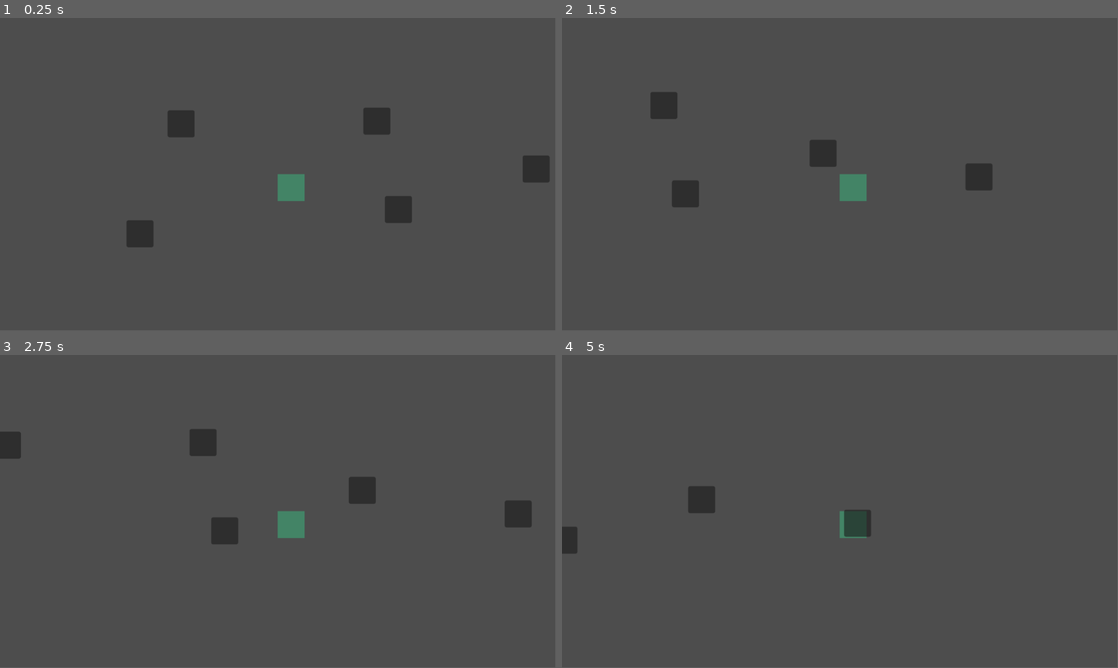
Above: before the commit, frames 1-4 (two rows, left to right).
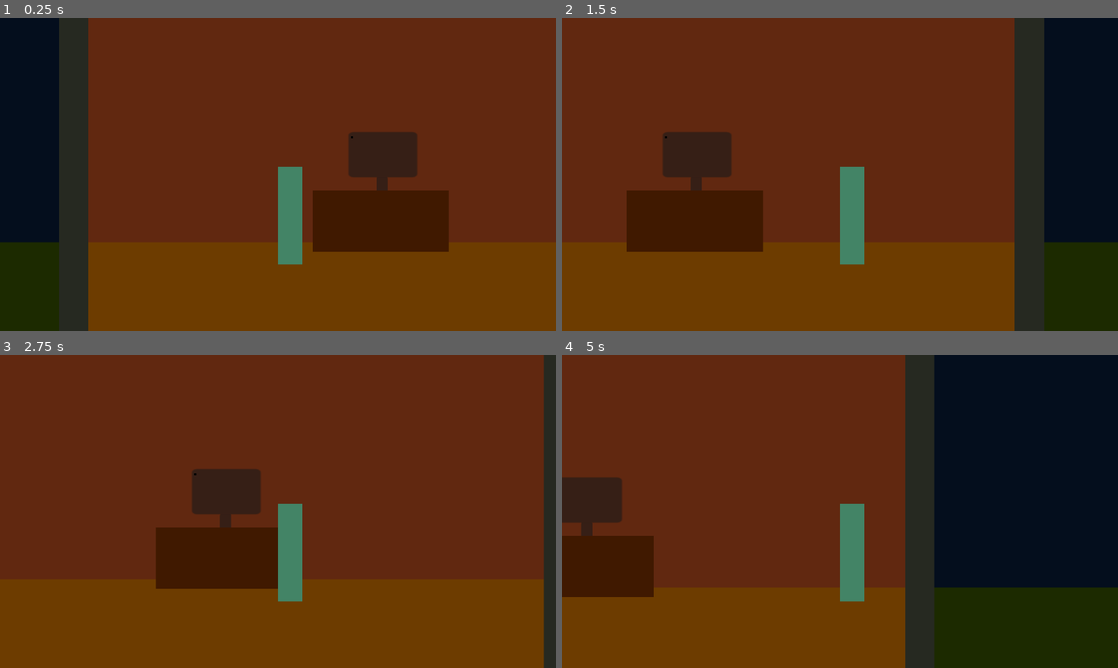
Above: after the commit, the same moments.

Repository: NileKnight1/the-graves
Game: Godot game, scene res://scenes/game.tscn
Same seed, same stepped clock (60 frames per second), same inputs: the game is played once before the commit and once after it. The project has no main scene, so this scene is started directly. Video files are missing from this copy of the repository; at most half a second of black plays in their place.
Inputs (mouse positions are in pixels of both pictures, inside the frame that each line leads up to):
- Up to frame 1 (0.25 s): no input
- Up to frame 2 (1.5 s): tap Enter (ui_accept) at 0.5, 0.77 s; move the mouse to (962, 158) at 0.52 s; hold Shift (sprint) 0.53-1.28 s; hold D (right) from 0.53 s (still down); click (962, 158) at 0.67 s; move the mouse to (728, 190) at 1.27 s; tap Shift (sprint) at 1.35 s
- Up to frame 3 (2.75 s): tap Enter (ui_accept) at 1.52 s; move the mouse to (333, 442) at 2.02 s; release D (right) at 2.03 s; hold A (left) from 2.03 s (still down); hold Shift (sprint) from 2.03 s (still down); tap Alt at 2.1 s
- Up to frame 4 (5 s): move the mouse to (812, 574) at 2.77 s; release A (left) at 2.78 s; release Shift (sprint) at 2.78 s; hold D (right) 2.78-4.28 s; tap Shift (sprint) at 2.85, 4.55 s; click (812, 574) at 2.92 s; tap Enter (ui_accept) at 3.02, 3.77, 4.52 s; move the mouse to (1006, 558) at 3.52 s; hold Shift (sprint) 3.53-4.28 s; move the mouse to (673, 464) at 4.27 s; hold A (left) from 4.28 s (still down); tap Alt at 4.35 s
In our replay, the window is 799x449 before the commit and 800x450 after it. These sizes can differ from the game's own. Grey fills any space a smaller window leaves; there, only what the larger window draws over its background counts as a difference.

The runs differ from the first frame. In frame 1, 99% of the frame differs, in the area x 0-100%, y 0-100%; in frame 2, 99%; in frame 3, 99%; in frame 4, 100%.

Commit message:
i desigend temp (it looks good fr) using godot panels, created left graves and right graves and watching room

Diff:
--- a/project.godot
+++ b/project.godot
@@ -13,6 +13,11 @@
 config/name="The Grave - Anomalies Game"
 config/features=PackedStringArray("4.6", "GL Compatibility")
 config/icon="res://icon.svg"
+
+[display]
+
+window/size/viewport_width=1280
+window/size/viewport_height=720
 
 [editor_plugins]
 
--- a/scenes/game.tscn
+++ b/scenes/game.tscn
@@ -1,54 +1,225 @@
 [gd_scene format=3 uid="uid://rvivq0xx8k4y"]
 
 [ext_resource type="PackedScene" uid="uid://cfj564wppea61" path="res://scenes/temp_player.tscn" id="1_uwrxv"]
+[ext_resource type="VideoStream" uid="uid://cho7udnr6dowp" path="res://assets/27519-364430915.ogv" id="2_yqjtg"]
 
 [sub_resource type="WorldBoundaryShape2D" id="WorldBoundaryShape2D_uwrxv"]
 
+[sub_resource type="StyleBoxFlat" id="StyleBoxFlat_uwrxv"]
+bg_color = Color(0.3813141, 0.15812859, 0.06371256, 1)
+
+[sub_resource type="StyleBoxFlat" id="StyleBoxFlat_yqjtg"]
+bg_color = Color(0.42631203, 0.23538497, 9.62615e-08, 1)
+
+[sub_resource type="StyleBoxFlat" id="StyleBoxFlat_p57ef"]
+bg_color = Color(0.25057846, 0.097144686, 0, 1)
+
+[sub_resource type="StyleBoxFlat" id="StyleBoxFlat_lnu2h"]
+bg_color = Color(0.015686275, 0.05490196, 0.11372549, 1)
+
+[sub_resource type="StyleBoxFlat" id="StyleBoxFlat_lbhrr"]
+bg_color = Color(0.10980392, 0.16470589, 0, 1)
+
+[sub_resource type="StyleBoxFlat" id="StyleBoxFlat_iywne"]
+bg_color = Color(0.1504, 0.16, 0.1312, 1)
+
+[sub_resource type="StyleBoxFlat" id="StyleBoxFlat_u5sy4"]
+bg_color = Color(0, 0, 0, 0.24313726)
+border_width_left = 5
+border_width_top = 5
+border_width_right = 5
+border_width_bottom = 5
+border_color = Color(0, 0, 0, 1)
+
 [node name="game" type="Node2D" unique_id=275808026]
-
-[node name="CharacterBody2D" parent="." unique_id=312059141 instance=ExtResource("1_uwrxv")]
-position = Vector2(-18, -91)
-
-[node name="Camera2D" type="Camera2D" parent="CharacterBody2D" unique_id=1735474666]
-zoom = Vector2(1.4, 1.4)
 
 [node name="StaticBody2D" type="StaticBody2D" parent="." unique_id=1747960841]
 
 [node name="CollisionShape2D" type="CollisionShape2D" parent="StaticBody2D" unique_id=314312543]
 shape = SubResource("WorldBoundaryShape2D_uwrxv")
 
-[node name="Panel" type="Panel" parent="." unique_id=2025990821]
-offset_left = -181.0
-offset_top = -157.0
-offset_right = -141.0
-offset_bottom = -117.0
-
-[node name="Panel2" type="Panel" parent="." unique_id=1056162442]
-offset_left = 109.0
-offset_top = -161.0
-offset_right = 149.0
-offset_bottom = -121.0
-
-[node name="Panel3" type="Panel" parent="." unique_id=821492747]
-offset_left = 141.0
-offset_top = -30.0
-offset_right = 181.0
-offset_bottom = 10.0
-
-[node name="Panel4" type="Panel" parent="." unique_id=1251525366]
-offset_left = -242.0
-offset_top = 6.0
-offset_right = -202.0
-offset_bottom = 46.0
-
-[node name="Panel5" type="Panel" parent="." unique_id=1001667698]
-offset_left = 345.0
-offset_top = -90.0
-offset_right = 385.0
-offset_bottom = -50.0
-
-[node name="Panel6" type="Panel" parent="." unique_id=407205339]
-offset_left = 576.0
-offset_top = -55.0
-offset_right = 616.0
-offset_bottom = -15.0
+[node name="room" type="Node2D" parent="." unique_id=1162011081]
+
+[node name="Panel7" type="Panel" parent="room" unique_id=1055698226]
+offset_left = -557.0
+offset_top = -501.0
+offset_right = -517.0
+offset_bottom = -458.72186
+scale = Vector2(26.425932, 15.5872555)
+theme_override_styles/panel = SubResource("StyleBoxFlat_uwrxv")
+
+[node name="Panel8" type="Panel" parent="room" unique_id=438262776]
+offset_left = -561.0
+offset_top = -38.0
+offset_right = -521.0
+offset_bottom = 2.0
+scale = Vector2(26.526041, 5.0682054)
+theme_override_styles/panel = SubResource("StyleBoxFlat_yqjtg")
+
+[node name="desk" type="Node2D" parent="room" unique_id=107007237]
+
+[node name="Panel" type="Panel" parent="room/desk" unique_id=669034379]
+offset_left = -101.0
+offset_top = -219.0
+offset_right = -61.0
+offset_bottom = -179.0
+scale = Vector2(2.8258097, 1.8585278)
+
+[node name="Panel3" type="Panel" parent="room/desk" unique_id=1614876504]
+offset_left = -55.0
+offset_top = -145.0
+offset_right = -15.0
+offset_bottom = -110.67136
+scale = Vector2(0.4616159, 1.0579492)
+
+[node name="Panel2" type="Panel" parent="room/desk" unique_id=339906909]
+offset_left = -160.0
+offset_top = -123.00002
+offset_right = -120.0
+offset_bottom = -83.00002
+scale = Vector2(5.595381, 2.523438)
+theme_override_styles/panel = SubResource("StyleBoxFlat_p57ef")
+
+[node name="VideoStreamPlayer" type="VideoStreamPlayer" parent="room/desk" unique_id=519414229]
+offset_left = -97.0
+offset_top = -212.0
+offset_right = 1823.0
+offset_bottom = 868.0
+scale = Vector2(0.054402083, 0.054402083)
+stream = ExtResource("2_yqjtg")
+autoplay = true
+loop = true
+
+[node name="out_left" type="Node2D" parent="." unique_id=2087284646]
+position = Vector2(-3296, 0)
+
+[node name="Panel" type="Panel" parent="out_left" unique_id=354868027]
+offset_left = 500.0
+offset_top = -520.0
+offset_right = 558.08636
+offset_bottom = -466.24963
+scale = Vector2(38.873165, 8.967383)
+theme_override_styles/panel = SubResource("StyleBoxFlat_lnu2h")
+
+[node name="Panel2" type="Panel" parent="out_left" unique_id=1651635830]
+offset_left = 500.0
+offset_top = -38.0
+offset_right = 595.6814
+offset_bottom = 6.9972076
+scale = Vector2(23.588701, 5.044758)
+theme_override_styles/panel = SubResource("StyleBoxFlat_lbhrr")
+
+[node name="out_right" type="Node2D" parent="." unique_id=1672557119]
+
+[node name="Panel" type="Panel" parent="out_right" unique_id=136629081]
+offset_left = 500.0
+offset_top = -520.0
+offset_right = 558.08636
+offset_bottom = -466.24963
+scale = Vector2(38.873165, 8.967383)
+theme_override_styles/panel = SubResource("StyleBoxFlat_lnu2h")
+
+[node name="Panel2" type="Panel" parent="out_right" unique_id=1805033499]
+offset_left = 500.0
+offset_top = -38.0
+offset_right = 595.6814
+offset_bottom = 6.9972076
+scale = Vector2(23.588701, 5.044758)
+theme_override_styles/panel = SubResource("StyleBoxFlat_lbhrr")
+
+[node name="CharacterBody2D" parent="." unique_id=312059141 instance=ExtResource("1_uwrxv")]
+position = Vector2(-217, -41)
+
+[node name="Camera2D" type="Camera2D" parent="CharacterBody2D" unique_id=1735474666]
+position = Vector2(0, -110)
+zoom = Vector2(1.4, 1.4)
+
+[node name="pillars" type="Node2D" parent="." unique_id=958760139]
+
+[node name="Panel3" type="Panel" parent="pillars" unique_id=374508602]
+offset_left = 1626.0001
+offset_top = -520.0
+offset_right = 1721.6815
+offset_bottom = -472.98642
+scale = Vector2(0.50030106, 14.6858015)
+theme_override_styles/panel = SubResource("StyleBoxFlat_iywne")
+
+[node name="Panel6" type="Panel" parent="pillars" unique_id=547559252]
+offset_left = -1700.9999
+offset_top = -520.0
+offset_right = -1605.3185
+offset_bottom = -472.98642
+scale = Vector2(0.50030106, 14.6858015)
+theme_override_styles/panel = SubResource("StyleBoxFlat_iywne")
+
+[node name="Panel4" type="Panel" parent="pillars" unique_id=174311165]
+offset_left = 478.00012
+offset_top = -497.0
+offset_right = 573.6815
+offset_bottom = -451.55255
+scale = Vector2(0.50030106, 14.6858015)
+theme_override_styles/panel = SubResource("StyleBoxFlat_iywne")
+
+[node name="Panel5" type="Panel" parent="pillars" unique_id=1231218338]
+offset_left = -577.0
+offset_top = -493.0
+offset_right = -481.3186
+offset_bottom = -447.82492
+scale = Vector2(0.50030106, 14.6858015)
+theme_override_styles/panel = SubResource("StyleBoxFlat_iywne")
+
+[node name="cam1" type="Camera2D" parent="." unique_id=1415543043]
+visible = false
+position = Vector2(1089, -203)
+scale = Vector2(1.1116455, 1.0247914)
+zoom = Vector2(0.945, 0.945)
+
+[node name="Panel" type="Panel" parent="cam1" unique_id=43199726]
+offset_left = -609.0072
+offset_top = -371.783
+offset_right = -568.35046
+offset_bottom = -336.2483
+scale = Vector2(29.958494, 20.92507)
+theme_override_styles/panel = SubResource("StyleBoxFlat_u5sy4")
+
+[node name="cam2" type="Camera2D" parent="." unique_id=1597009136]
+visible = false
+position = Vector2(2247, -203)
+scale = Vector2(1.1116455, 1.0247914)
+zoom = Vector2(0.945, 0.945)
+
+[node name="Panel" type="Panel" parent="cam2" unique_id=793704025]
+offset_left = -609.0072
+offset_top = -371.783
+offset_right = -568.35046
+offset_bottom = -336.2483
+scale = Vector2(29.958494, 20.92507)
+theme_override_styles/panel = SubResource("StyleBoxFlat_u5sy4")
+
+[node name="cam3" type="Camera2D" parent="." unique_id=17834343]
+visible = false
+position = Vector2(-2268, -203)
+scale = Vector2(1.1116455, 1.0247914)
+zoom = Vector2(0.945, 0.945)
+
+[node name="Panel" type="Panel" parent="cam3" unique_id=1747418563]
+offset_left = -609.0072
+offset_top = -371.783
+offset_right = -568.35046
+offset_bottom = -336.2483
+scale = Vector2(29.958494, 20.92507)
+theme_override_styles/panel = SubResource("StyleBoxFlat_u5sy4")
+
+[node name="cam4" type="Camera2D" parent="." unique_id=21652491]
+visible = false
+position = Vector2(-1110, -203)
+scale = Vector2(1.1116455, 1.0247914)
+zoom = Vector2(0.945, 0.945)
+
+[node name="Panel" type="Panel" parent="cam4" unique_id=1368386600]
+offset_left = -609.0072
+offset_top = -371.783
+offset_right = -568.35046
+offset_bottom = -336.2483
+scale = Vector2(29.958494, 20.92507)
+theme_override_styles/panel = SubResource("StyleBoxFlat_u5sy4")
--- a/scenes/temp_player.tscn
+++ b/scenes/temp_player.tscn
@@ -11,8 +11,10 @@
 script = ExtResource("1_qc3fp")
 
 [node name="Panel" type="Panel" parent="." unique_id=1222239789]
+offset_top = 38.0
 offset_right = 40.0
-offset_bottom = 40.0
+offset_bottom = 97.30395
+scale = Vector2(1, -2.7148278)
 theme_override_styles/panel = SubResource("StyleBoxFlat_v6iek")
 
 [node name="CollisionShape2D" type="CollisionShape2D" parent="." unique_id=1592067596]
--- a/scripts/temp_player.gd
+++ b/scripts/temp_player.gd
@@ -13,7 +13,7 @@
 		SPEED = 450
 		JUMP_VELOCITY = -350.0
 
-		print("Sprinting")
+		#print("Sprinting")
 	else:
 		SPEED = 300
 		JUMP_VELOCITY = -250.0
Not shown, added: assets/27519-364430915.ogv.uid
Not shown, added: assets/27519-364430915.ogv
